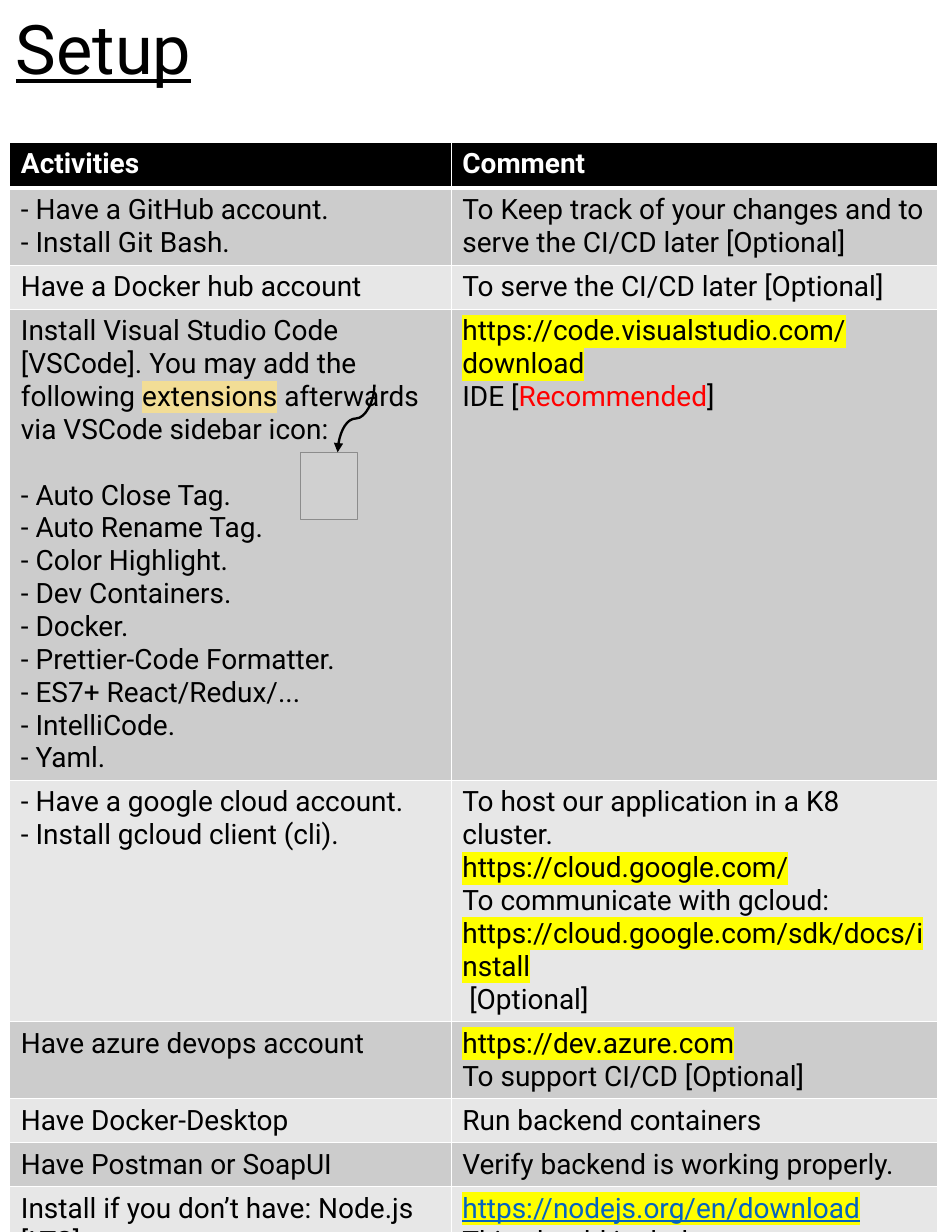
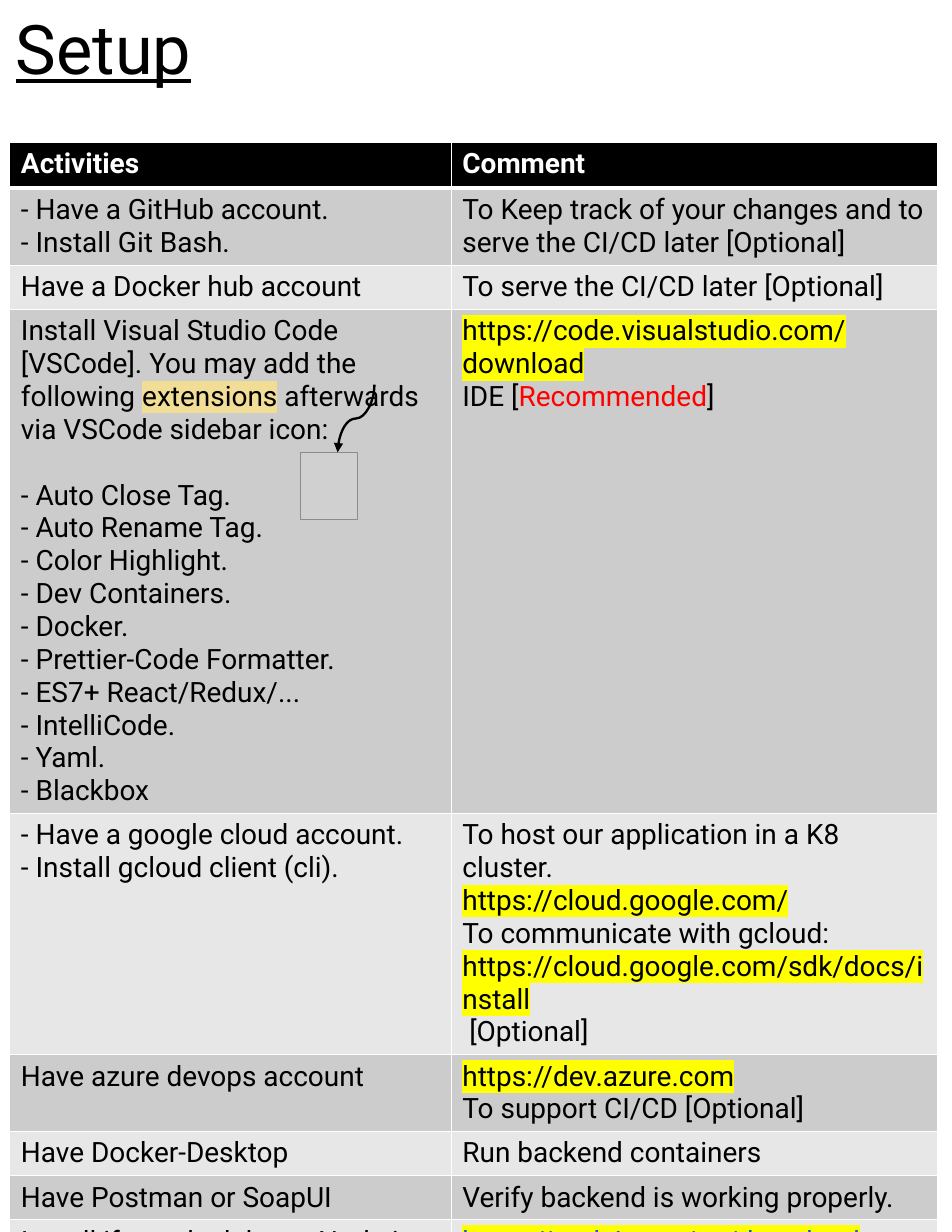
Before and after one commit to scorpion0511/mytracker, a slide deck: slide 5 of doc/React.pptx. Drawn at 952x1232 pixels with LibreOffice and Linux fonts; fonts in the diff are those of the drawing; grey boxes stand for pictures. Boxes give left, top, right and bottom in pixels: in the first picture for what was removed or moved away, otherwise in the second. Text is boxed around its words. In the diff, an @@ line names an element or a change of style, - is before the commit and + after.

Commit message:
react presentation update

```diff
--- a/doc/React.pptx
+++ b/doc/React.pptx
@@ table at bbox=[10, 142, 937, 1217] @@
-row 4, column 1: Install Visual Studio Code [VSCode]. You may add the following extensions afterwards via VSCode sidebar icon: / - Auto Close Tag. - Auto Rename Tag. - Color Highlight. - Dev Containers. - Docker. - Prettier-Code Formatter. - ES7+ React/Redux/... - IntelliCode. - Yaml.
+row 4, column 1: Install Visual Studio Code [VSCode]. You may add the following extensions afterwards via VSCode sidebar icon: / - Auto Close Tag. - Auto Rename Tag. - Color Highlight. - Dev Containers. - Docker. - Prettier-Code Formatter. - ES7+ React/Redux/... - IntelliCode. - Yaml. / - Blackbox
```
Also in this commit, not shown: 2 other slides changed, 4 slides added, 4 slides removed, 16 other files.
